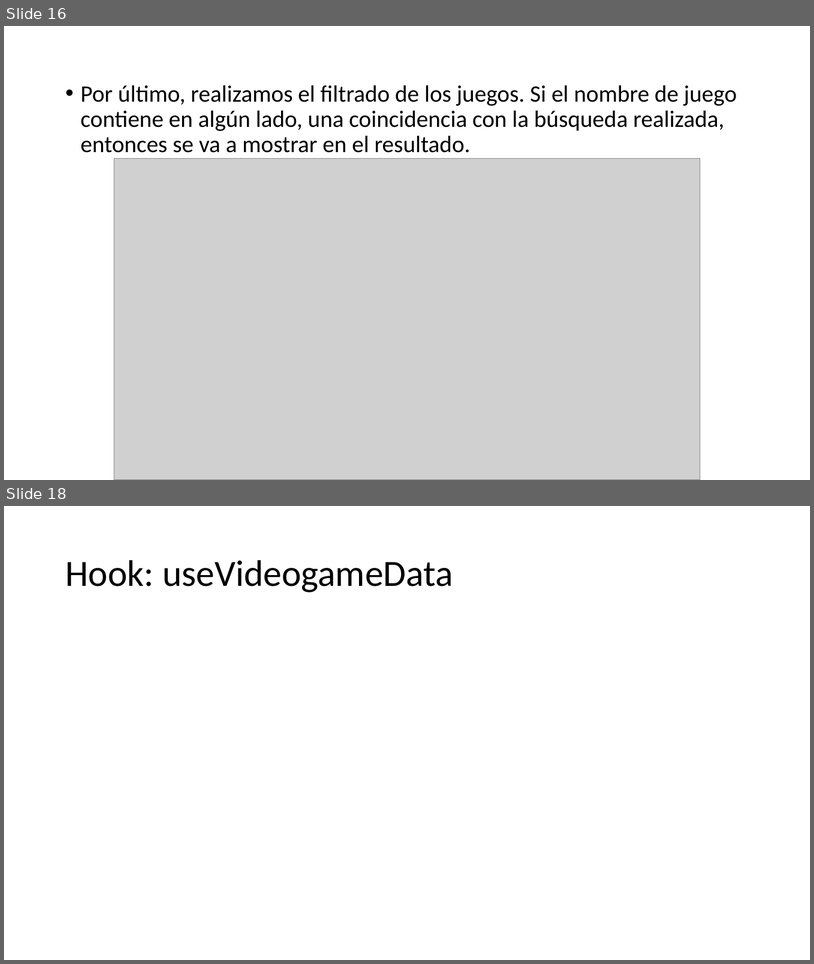
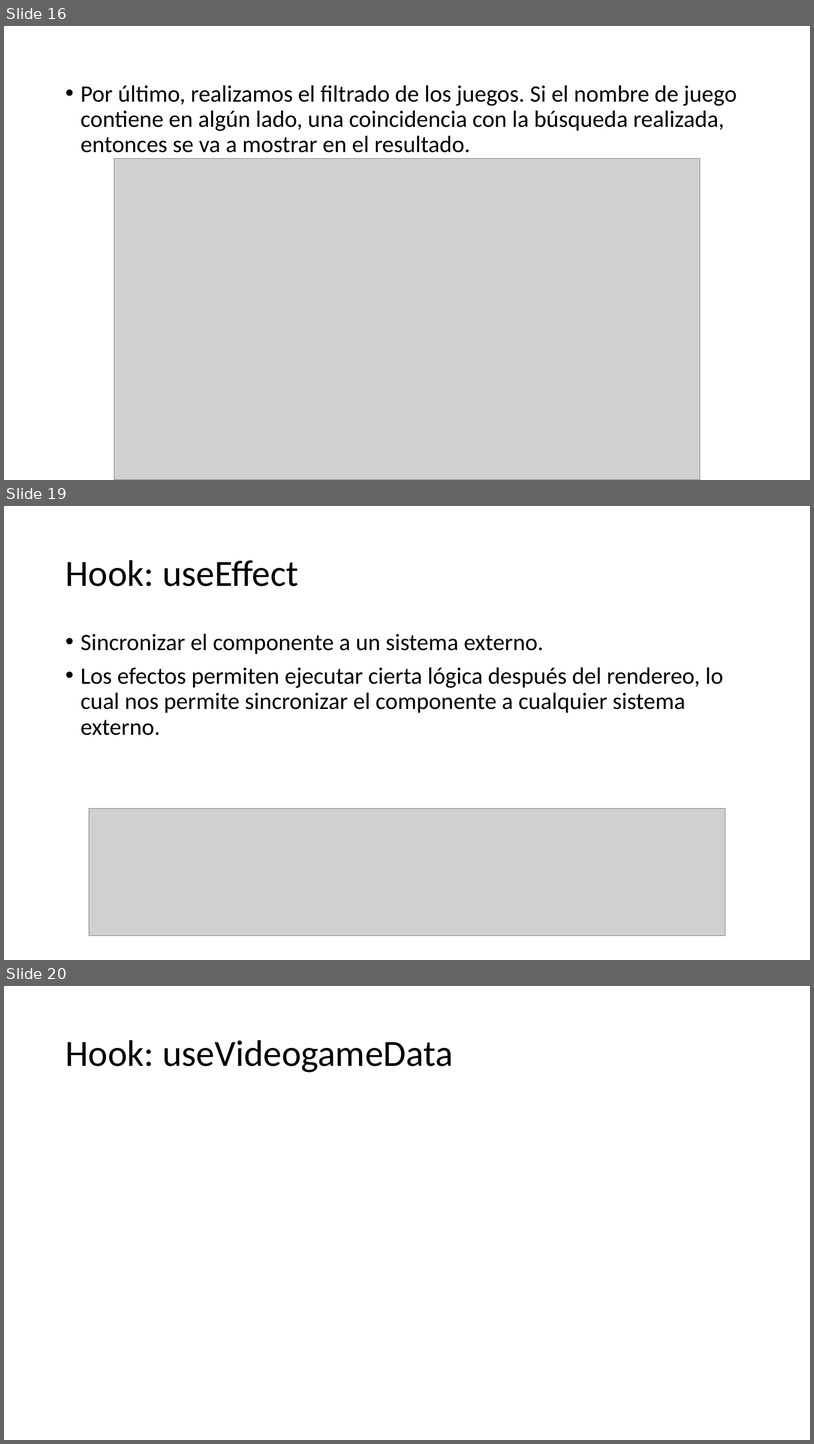
Before and after one commit to Adrigondo/react-course-2023, a slide deck: resources/Clase 4/React - Clase 4.pptx. Shown one above the other, each under a label of ours: slides 16 and 18 before the commit, slides 16, 19 and 20 after it; the slides between them are not shown. The pictures are 814x964 and 814x1444 pixels, drawn with LibreOffice and Linux fonts; fonts in the diff are those of the drawing; grey boxes stand for pictures. Boxes give left, top, right and bottom in pixels: in the first picture for what was removed or moved away, otherwise in the second. Text is boxed around its words. In the diff, an @@ line names an element or a change of style, - is before the commit and + after.

```diff
--- a/resources/Clase 4/React - Clase 4.pptx
+++ b/resources/Clase 4/React - Clase 4.pptx
@@ slide 19 added at (x1=4, y1=506, x2=810, y2=960), background #FFFFFF @@
@@ title added at (x1=65, y1=560, x2=299, y2=586), 44 pt, text #000000 @@
+Hook: useEffect
@@ text added at (x1=81, y1=633, x2=724, y2=735), 28 pt, text #000000 @@
+• Sincronizar el componente a un sistema externo.
+• Los efectos permiten ejecutar cierta lógica después del rendereo, lo cual nos permite sincronizar el componente a cualquier sistema externo.
@@ picture added at (x1=89, y1=808, x2=726, y2=936) @@
@@ what was slide 18 is now slide 20 @@
```
Also in this commit, not shown: 2 other slides added, 1 slide removed, 3 other files.
